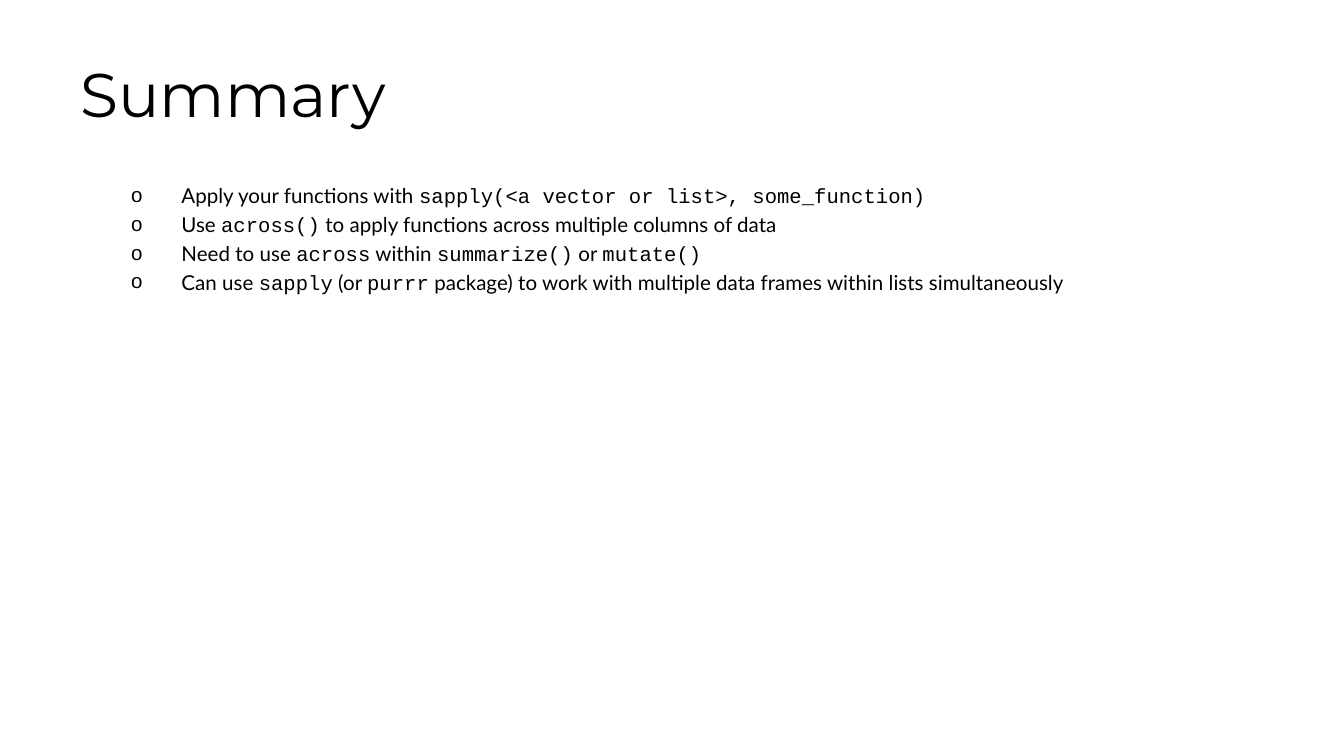
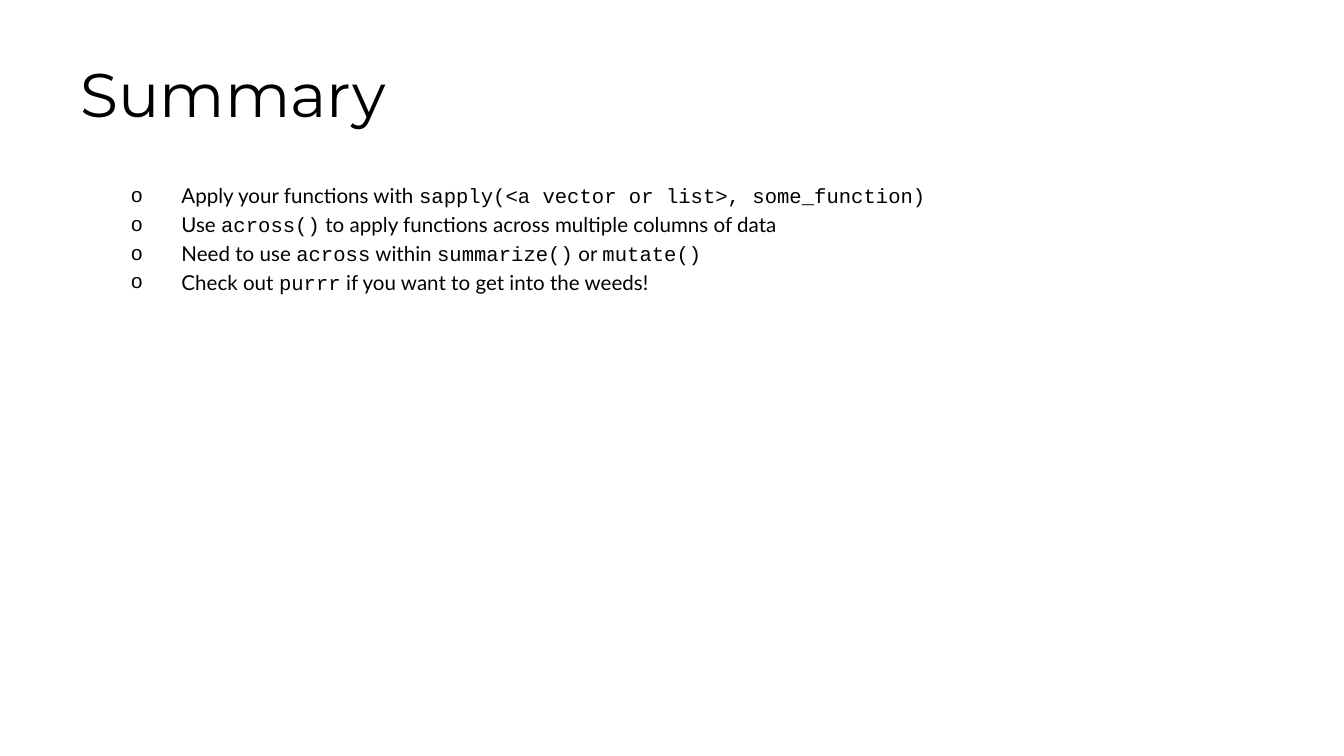
Before and after one commit to fhdsl/DaSEH, a slide deck: slide 42 of modules/Functions/Functions.pptx (slide 36 before the commit). Drawn at 1344x756 pixels with LibreOffice and Linux fonts; fonts in the diff are those of the drawing. Boxes give left, top, right and bottom in pixels: in the first picture for what was removed or moved away, otherwise in the second. Text is boxed around its words. In the diff, an @@ line names an element or a change of style, - is before the commit and + after.

```diff
--- a/modules/Functions/Functions.pptx
+++ b/modules/Functions/Functions.pptx
@@ text at [181,275,649,295]: text changed @@
-  o Can use sapply (or purrr package) to work with multiple data frames within lists simultaneously
+  o Check out purrr if you want to get into the weeds!
```
Also in this commit, not shown: 9 other slides changed, 10 slides added, 4 slides removed, 8 other files.
